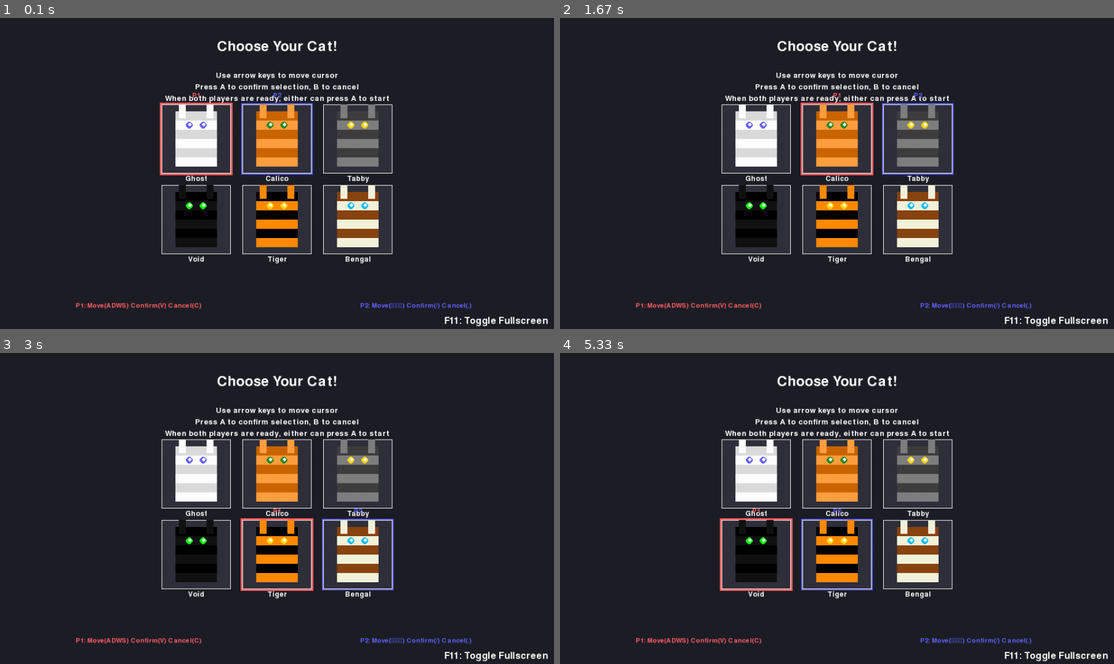
Above: before the commit, frames 1-4 (two rows, left to right).
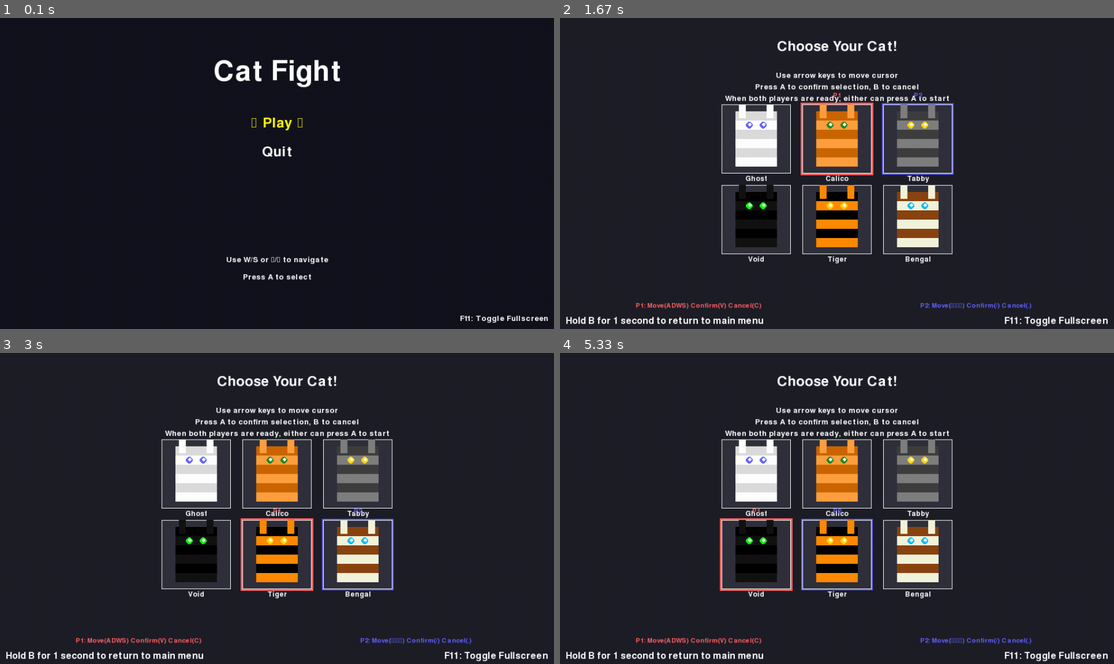
Above: after the commit, the same moments.

Repository: avidrucker/pycats
Game: pygame game, started from pycats/game.py
The game is run twice, just before and just after one commit, with the same random seed, the same clock (stepped at 60 frames per second) and the same inputs.
Inputs:
- Up to frame 1 (0.1 s): no input
- Up to frame 2 (1.67 s): tap V at 0.33 s; tap C at 0.67 s; hold Right 1-1.47 s; hold D 1-1.47 s
- Up to frame 3 (3 s): hold Right 1.83-2.3 s; hold D 1.83-2.3 s; tap / at 1.98 s; hold Left 2.33-2.87 s; hold A 2.33-2.87 s; hold Down from 2.9 s (still down); hold S from 2.9 s (still down)
- Up to frame 4 (5.33 s): tap V at 3.05, 4.22 s; release Down at 3.2 s; release S at 3.2 s; hold Left 3.23-3.63 s; hold A 3.23-3.63 s; tap / at 3.38, 4.88 s; hold Up 3.67-4.03 s; hold W 3.67-4.03 s; hold Right 4.07-4.7 s; hold D 4.07-4.7 s; hold Down 4.73-5.1 s; hold S 4.73-5.1 s; hold Left from 5.13 s (still down); hold A from 5.13 s (still down)

The runs differ from the first frame. In frame 1, 20% of the frame differs, in the area x 13-99%, y 7-100%; in frame 2, 0.4%; in frame 3, 0.4%; in frame 4, 0.4%.

Commit message:
feat main menu, screen state management

Diff:
--- a/pycats/char_select.py
+++ b/pycats/char_select.py
@@ -60,6 +60,28 @@
         self.grid_start_x = (SCREEN_WIDTH - (CHAR_SELECT_GRID_COLS * CHAR_SELECT_TILE_SIZE +
                                             (CHAR_SELECT_GRID_COLS - 1) * CHAR_SELECT_TILE_SPACING)) // 2
         self.grid_start_y = 150  # Below title
+
+    def reset(self):
+        """Reset the character selector to initial state."""
+        # Reset cursors
+        self.p1_cursor = 0
+        self.p2_cursor = 1
+
+        # Reset selections
+        self.p1_selected = None
+        self.p2_selected = None
+
+        # Reset confirmations
+        self.p1_confirmed = False
+        self.p2_confirmed = False
+
+        # Reset start screen
+        self.show_start_screen = False
+        self.start_screen_delay = 0
+
+        # Reset input cooldowns
+        self.p1_input_cooldown = 0
+        self.p2_input_cooldown = 0
 
     def update(self, held_keys, pressed_keys=None):
         """Update character selection based on player input."""
--- a/pycats/config.py
+++ b/pycats/config.py
@@ -193,6 +193,16 @@
 CHAR_SELECT_TOKEN_SIZE = 15
 CHAR_SELECT_TOKEN_BORDER_WIDTH = 2
 
+# ---------------- main menu ----------------
+MAIN_MENU_BG_COLOR = (20, 20, 30)
+MAIN_MENU_TITLE_COLOR = WHITE
+MAIN_MENU_TITLE_SIZE = 72
+MAIN_MENU_OPTION_SIZE = 36
+MAIN_MENU_OPTION_COLOR = WHITE
+MAIN_MENU_SELECTED_COLOR = YELLOW
+MAIN_MENU_PADDING = 60
+MAIN_MENU_OPTION_SPACING = 50
+
 # Cat character definitions
 CAT_CHARACTERS = {
     "ghost": {
--- a/pycats/game.py
+++ b/pycats/game.py
@@ -48,8 +48,7 @@
 from .core import input as inp
 from .core.physics import resolve_player_push
 from . import stats_print
-from .char_select import CharacterSelector
-from .win_screen import WinScreenManager
+from .screen_manager import ScreenStateManager
 
 pygame.init()
 pygame.display.set_caption("PyCats - Smash-Draft Rev 6 (fsm)")
@@ -523,21 +522,19 @@
 
 # ------------------------------------------------ main loop
 running = True
-game_state = "char_select"  # "char_select", "playing", or "win_screen"
+
+# Screen state manager
+screen_manager = ScreenStateManager(P1_KEYS, P2_KEYS)
+
+# Game state
 winner = None
 loser = None
-
-# Character selection
-char_selector = CharacterSelector(P1_KEYS, P2_KEYS)
-
-# Win screen manager
-win_screen_manager = WinScreenManager(P1_KEYS, P2_KEYS)
 
 def create_players_from_selection():
     """Create players based on character selection"""
     global player1, player2, players
 
-    p1_char, p2_char = char_selector.get_selected_characters()
+    p1_char, p2_char = screen_manager.get_selected_characters()
 
     # Get character data from config
     p1_data = CAT_CHARACTERS[p1_char]
@@ -584,18 +581,28 @@
             elif ev.key == pygame.K_ESCAPE and is_fullscreen:
                 # Allow ESC to exit fullscreen
                 toggle_fullscreen()
-        # Remove the old win screen key handling since we now use the win screen manager
-
-    if game_state == "char_select":
-        # Character selection screen
-        char_selector.update(frame_input.held, frame_input.pressed)
-
-        # Check if ready to start game (only when start overlay is shown and A is pressed)
-        if char_selector.show_start_screen and char_selector.ready_to_start(frame_input.pressed):
-            create_players_from_selection()
-            game_state = "playing"
-
-        char_selector.render(get_render_surface())
+
+    # Update screen state manager
+    screen_manager.update(frame_input)
+
+    # Check if we should quit
+    if screen_manager.should_quit_game():
+        running = False
+        continue
+
+    current_state = screen_manager.get_state()
+
+    if current_state == "main_menu":
+        # Render main menu
+        screen_manager.render(get_render_surface())
+
+    elif current_state == "char_select":
+        # Check if we need to reset the game (coming from win screen)
+        if screen_manager.should_reset_game():
+            reset_game()
+
+        # Render character selection
+        screen_manager.render(get_render_surface())
 
         # Draw fullscreen instructions on character select screen
         fs_text = "F11: Toggle Fullscreen" + (" | ESC: Exit Fullscreen" if is_fullscreen else "")
@@ -608,7 +615,22 @@
             ),
         )
 
-    elif game_state == "playing":
+        # Draw back to menu instruction
+        back_text = "Hold B for 1 second to return to main menu"
+        back_surf = font.render(back_text, True, WHITE)
+        get_render_surface().blit(
+            back_surf,
+            (
+                HUD_PADDING,
+                SCREEN_HEIGHT - HUD_SPACING,
+            ),
+        )
+
+    elif current_state == "playing":
+        # Check if we need to create players (first time entering playing state)
+        if player1 is None or player2 is None:
+            create_players_from_selection()
+
         # ---- update
         for p in players:
             p.update(frame_input, platforms, attacks)
@@ -619,9 +641,7 @@
         # Check for win condition
         winner, loser = check_win_condition()
         if winner:
-            game_state = "win_screen"
-            # Set the match data for the win screen manager
-            win_screen_manager.set_match_data(winner, loser)
+            screen_manager.set_winner(winner, loser)
 
         # ---- render
         render_surface = get_render_surface()
@@ -700,20 +720,9 @@
             ),
         )
 
-    elif game_state == "win_screen":
-        # Win screen with confirmation system
-        win_screen_manager.update(frame_input.pressed)
-
-        # Check if both players have confirmed viewing stats and delay has passed
-        if win_screen_manager.ready_to_return():
-            # Both players ready and delay complete - return to character selection
-            reset_game()
-            game_state = "char_select"
-            winner = None
-            loser = None
-
+    elif current_state == "win_screen":
         # Render win screen
-        win_screen_manager.render(get_render_surface())
+        screen_manager.render(get_render_surface())
 
     present_frame()
 
--- /dev/null
+++ b/pycats/main_menu.py
@@ -0,0 +1,151 @@
+"""
+Main menu screen logic for the cat fighting game.
+
+This module handles:
+- Displaying the title screen with game options
+- Menu navigation and selection
+- Visual feedback for menu options
+- Handling input for menu progression
+"""
+
+import pygame
+from .config import (
+    SCREEN_WIDTH, SCREEN_HEIGHT, WHITE, BLACK,
+    MAIN_MENU_BG_COLOR, MAIN_MENU_TITLE_COLOR, MAIN_MENU_TITLE_SIZE,
+    MAIN_MENU_OPTION_SIZE, MAIN_MENU_OPTION_COLOR, MAIN_MENU_SELECTED_COLOR,
+    MAIN_MENU_PADDING, MAIN_MENU_OPTION_SPACING
+)
+
+
+class MainMenuManager:
+    """Handles main menu display and navigation for both players."""
+
+    def __init__(self, p1_controls, p2_controls):
+        # Player controls
+        self.p1_controls = p1_controls
+        self.p2_controls = p2_controls
+
+        # Menu options
+        self.options = ["Play", "Quit"]
+        self.selected_option = 0  # Index of currently selected option
+
+        # Input debouncing
+        self.input_cooldown = 0
+
+        # Action results
+        self.action_requested = None  # Will be "play", "quit", or None
+
+    def reset(self):
+        """Reset the menu state."""
+        self.selected_option = 0
+        self.input_cooldown = 0
+        self.action_requested = None
+
+    def update(self, pressed_keys):
+        """Update menu based on player input."""
+        # Decrease input cooldown
+        if self.input_cooldown > 0:
+            self.input_cooldown -= 1
+
+        # Don't process input during cooldown
+        if self.input_cooldown > 0:
+            return
+
+        # Handle navigation input from either player
+        if (self.p1_controls['up'] in pressed_keys or
+            self.p1_controls['down'] in pressed_keys or
+            self.p2_controls['up'] in pressed_keys or
+            self.p2_controls['down'] in pressed_keys):
+
+            # Toggle between options (only 2 options, so just flip)
+            self.selected_option = 1 - self.selected_option
+            self.input_cooldown = 10  # Prevent rapid navigation
+
+        # Handle selection input from either player
+        if (self.p1_controls['attack'] in pressed_keys or
+            self.p2_controls['attack'] in pressed_keys):
+
+            if self.selected_option == 0:  # Play
+                self.action_requested = "play"
+            elif self.selected_option == 1:  # Quit
+                self.action_requested = "quit"
+
+            self.input_cooldown = 20  # Prevent rapid selection
+
+    def get_action(self):
+        """Get the requested action and clear it."""
+        action = self.action_requested
+        self.action_requested = None
+        return action
+
+    def render(self, surface):
+        """Render the main menu."""
+        # Clear screen
+        surface.fill(MAIN_MENU_BG_COLOR)
+
+        # Create fonts - try to use a Unicode-compatible font
+        available_fonts = pygame.font.get_fonts()
+        unicode_font_name = None
+
+        # Look for fonts that might support Unicode symbols
+        for font_name in ['noto']:  # 'arial', 'dejavusans', 'liberation', 'segoe'
+            if font_name in available_fonts:
+                unicode_font_name = font_name
+                break
+
+        title_font = pygame.font.SysFont(unicode_font_name, MAIN_MENU_TITLE_SIZE)
+        option_font = pygame.font.SysFont(unicode_font_name, MAIN_MENU_OPTION_SIZE)
+
+        # Title
+        title_text = title_font.render("Cat Fight", True, MAIN_MENU_TITLE_COLOR)
+        title_rect = title_text.get_rect(center=(SCREEN_WIDTH // 2, MAIN_MENU_PADDING + MAIN_MENU_TITLE_SIZE // 2))
+        surface.blit(title_text, title_rect)
+
+        # Menu options
+        start_y = title_rect.bottom + MAIN_MENU_PADDING
+
+        for i, option in enumerate(self.options):
+            # Choose color based on selection
+            color = MAIN_MENU_SELECTED_COLOR if i == self.selected_option else MAIN_MENU_OPTION_COLOR
+
+            option_text = option_font.render(option, True, color)
+            option_rect = option_text.get_rect(center=(SCREEN_WIDTH // 2, start_y + i * MAIN_MENU_OPTION_SPACING))
+            surface.blit(option_text, option_rect)
+
+            # Draw selection indicator
+            if i == self.selected_option:
+                # Draw arrows on both sides
+                arrow_offset = option_text.get_width() // 2 + 20
+                left_arrow = option_font.render("►", True, MAIN_MENU_SELECTED_COLOR)
+                right_arrow = option_font.render("◄", True, MAIN_MENU_SELECTED_COLOR)
+
+                left_pos = (option_rect.centerx - arrow_offset, option_rect.centery - left_arrow.get_height() // 2)
+                right_pos = (option_rect.centerx + arrow_offset - right_arrow.get_width(), option_rect.centery - right_arrow.get_height() // 2)
+
+                surface.blit(left_arrow, left_pos)
+                surface.blit(right_arrow, right_pos)
+
+        # Instructions
+        instruction_font = pygame.font.SysFont(unicode_font_name, 20)
+        instructions = [
+            "Use W/S or ↑/↓ to navigate",
+            "Press A to select"
+        ]
+
+        instruction_start_y = SCREEN_HEIGHT - len(instructions) * 30 - MAIN_MENU_PADDING
+
+        for i, instruction in enumerate(instructions):
+            instruction_text = instruction_font.render(instruction, True, WHITE)
+            instruction_rect = instruction_text.get_rect(center=(SCREEN_WIDTH // 2, instruction_start_y + i * 30))
+            surface.blit(instruction_text, instruction_rect)
+
+        # Draw fullscreen instructions
+        fs_text = "F11: Toggle Fullscreen"
+        fs_surf = instruction_font.render(fs_text, True, WHITE)
+        surface.blit(
+            fs_surf,
+            (
+                SCREEN_WIDTH - fs_surf.get_width() - 10,
+                SCREEN_HEIGHT - 25,
+            ),
+        )
--- /dev/null
+++ b/pycats/screen_manager.py
@@ -0,0 +1,198 @@
+"""
+Screen state management using FSM for the cat fighting game.
+
+This module handles:
+- Managing transitions between different game screens
+- Screen state logic and timing
+- Input handling for screen transitions
+"""
+
+from .systems.fsm import FSM, Transition
+from .main_menu import MainMenuManager
+from .char_select import CharacterSelector
+from .win_screen import WinScreenManager
+
+
+class ScreenStateManager:
+    """Manages screen states and transitions using FSM."""
+
+    def __init__(self, p1_controls, p2_controls):
+        # Player controls
+        self.p1_controls = p1_controls
+        self.p2_controls = p2_controls
+
+        # Screen managers
+        self.main_menu = MainMenuManager(p1_controls, p2_controls)
+        self.char_selector = CharacterSelector(p1_controls, p2_controls)
+        self.win_screen_manager = WinScreenManager(p1_controls, p2_controls)
+
+        # Back to menu timer for character select
+        self.back_timer = 0
+        self.back_hold_frames = 60  # 1 second at 60 FPS
+
+        # FSM setup
+        self.fsm = FSM(
+            state="main_menu",
+            on_enter={
+                "main_menu": self._on_enter_main_menu,
+                "char_select": self._on_enter_char_select,
+                "playing": self._on_enter_playing,
+                "win_screen": self._on_enter_win_screen,
+            },
+            on_update={
+                "main_menu": self._update_main_menu,
+                "char_select": self._update_char_select,
+                "playing": self._update_playing,
+                "win_screen": self._update_win_screen,
+            },
+            table={
+                "main_menu": [
+                    Transition("char_select", self._guard_menu_to_char_select),
+                ],
+                "char_select": [
+                    Transition("playing", self._guard_char_select_to_playing),
+                    Transition("main_menu", self._guard_char_select_to_main_menu),
+                ],
+                "playing": [
+                    Transition("win_screen", self._guard_playing_to_win_screen),
+                ],
+                "win_screen": [
+                    Transition("char_select", self._guard_win_screen_to_char_select),
+                ],
+            }
+        )
+
+        # Game state data
+        self.winner = None
+        self.loser = None
+        self.should_quit = False
+
+    def update(self, frame_input):
+        """Update the screen state manager."""
+        # Update the FSM with input context
+        self.fsm.update({
+            'frame_input': frame_input,
+            'screen_manager': self
+        })
+
+    def render(self, surface):
+        """Render the current screen."""
+        if self.fsm.state == "main_menu":
+            self.main_menu.render(surface)
+        elif self.fsm.state == "char_select":
+            self.char_selector.render(surface)
+        elif self.fsm.state == "win_screen":
+            self.win_screen_manager.render(surface)
+        # Note: "playing" state is handled by the main game loop
+
+    def get_state(self):
+        """Get the current state."""
+        return self.fsm.state
+
+    def set_winner(self, winner, loser):
+        """Set the winner data for win screen."""
+        self.winner = winner
+        self.loser = loser
+
+    def get_selected_characters(self):
+        """Get the selected characters from character selection."""
+        return self.char_selector.get_selected_characters()
+
+    def should_quit_game(self):
+        """Check if the game should quit."""
+        return self.should_quit
+
+    def should_reset_game(self):
+        """Check if the game should be reset (when returning from win screen)."""
+        # Check if we just transitioned from win screen to char select
+        return (self.fsm.state == "char_select" and
+                self.winner is None and self.loser is None)
+
+    # FSM State Enter Handlers
+    def _on_enter_main_menu(self, fsm, ctx):
+        """Called when entering main menu state."""
+        self.main_menu.reset()
+
+    def _on_enter_char_select(self, fsm, ctx):
+        """Called when entering character select state."""
+        # Reset character selector if coming from main menu
+        if hasattr(self.char_selector, 'reset'):
+            self.char_selector.reset()
+        self.back_timer = 0
+
+    def _on_enter_playing(self, fsm, ctx):
+        """Called when entering playing state."""
+        # Game loop will handle this state
+        pass
+
+    def _on_enter_win_screen(self, fsm, ctx):
+        """Called when entering win screen state."""
+        if self.winner and self.loser:
+            self.win_screen_manager.set_match_data(self.winner, self.loser)
+
+    # FSM State Update Handlers
+    def _update_main_menu(self, fsm, ctx):
+        """Update main menu state."""
+        frame_input = ctx['frame_input']
+        self.main_menu.update(frame_input.pressed)
+
+    def _update_char_select(self, fsm, ctx):
+        """Update character select state."""
+        frame_input = ctx['frame_input']
+        self.char_selector.update(frame_input.held, frame_input.pressed)
+
+        # Handle back to menu timer
+        if (self.p1_controls['special'] in frame_input.held or
+            self.p2_controls['special'] in frame_input.held):
+            self.back_timer += 1
+        else:
+            self.back_timer = 0
+
+    def _update_playing(self, fsm, ctx):
+        """Update playing state."""
+        # The main game loop handles this state
+        pass
+
+    def _update_win_screen(self, fsm, ctx):
+        """Update win screen state."""
+        frame_input = ctx['frame_input']
+        self.win_screen_manager.update(frame_input.pressed)
+
+    # FSM Guard Functions
+    def _guard_menu_to_char_select(self, fsm, ctx):
+        """Check if should transition from main menu to character select."""
+        # Check if the main menu has a "play" action ready without consuming it
+        # We'll peek at the action_requested without clearing it
+        if hasattr(self.main_menu, 'action_requested') and self.main_menu.action_requested == "play":
+            # Clear the action so it doesn't get processed again
+            self.main_menu.action_requested = None
+            return True
+        elif hasattr(self.main_menu, 'action_requested') and self.main_menu.action_requested == "quit":
+            # Handle quit action
+            self.main_menu.action_requested = None
+            self.should_quit = True
+            return False
+        return False
+
+    def _guard_char_select_to_playing(self, fsm, ctx):
+        """Check if should transition from character select to playing."""
+        frame_input = ctx['frame_input']
+        return (self.char_selector.show_start_screen and
+                self.char_selector.ready_to_start(frame_input.pressed))
+
+    def _guard_char_select_to_main_menu(self, fsm, ctx):
+        """Check if should go back to main menu from character select."""
+        return self.back_timer >= self.back_hold_frames
+
+    def _guard_playing_to_win_screen(self, fsm, ctx):
+        """Check if should transition from playing to win screen."""
+        return self.winner is not None and self.loser is not None
+
+    def _guard_win_screen_to_char_select(self, fsm, ctx):
+        """Check if should transition from win screen to character select."""
+        if self.win_screen_manager.ready_to_return():
+            # Reset game state when transitioning back
+            self.winner = None
+            self.loser = None
+            return True
+        return False
